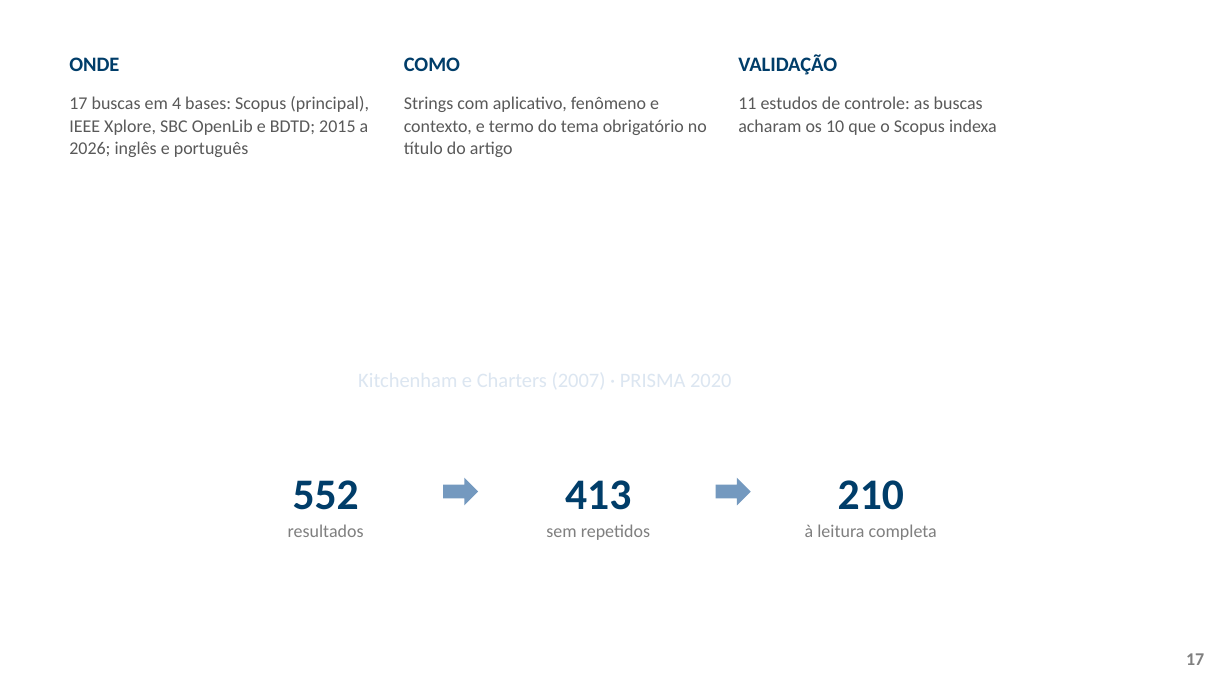
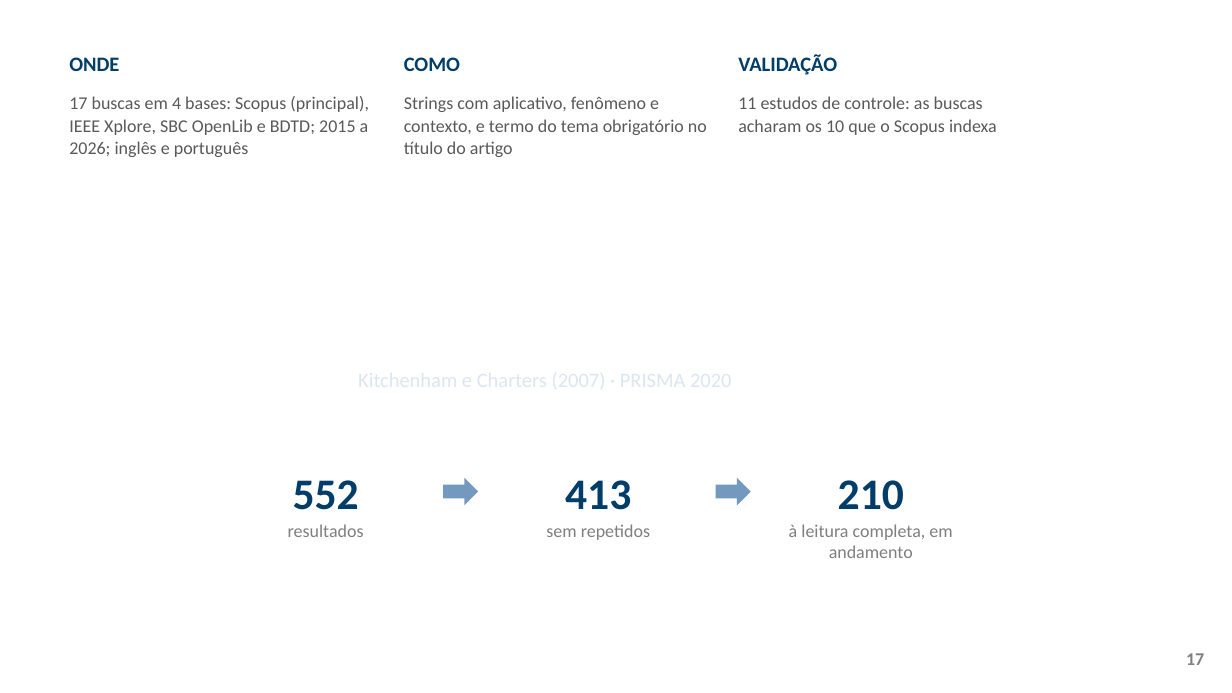
Before and after one commit to ClaudioAMF1/TCC, a slide deck: slide 17 of tcc/apresentacao/apresentacao-defesa-final.pptx. Drawn at 1232x693 pixels with LibreOffice and Linux fonts; fonts in the diff are those of the drawing; background and template pictures are left out. Boxes give left, top, right and bottom in pixels: in the first picture for what was removed or moved away, otherwise in the second. Text is boxed around its words. In the diff, an @@ line names an element or a change of style, - is before the commit and + after.

```diff
--- a/tcc/apresentacao/apresentacao-defesa-final.pptx
+++ b/tcc/apresentacao/apresentacao-defesa-final.pptx
@@ text at bbox=[789, 524, 952, 558]: text changed @@
-à leitura completa
+à leitura completa, em andamento
```
Also in this commit, not shown: 7 other slides changed, 9 other files.
